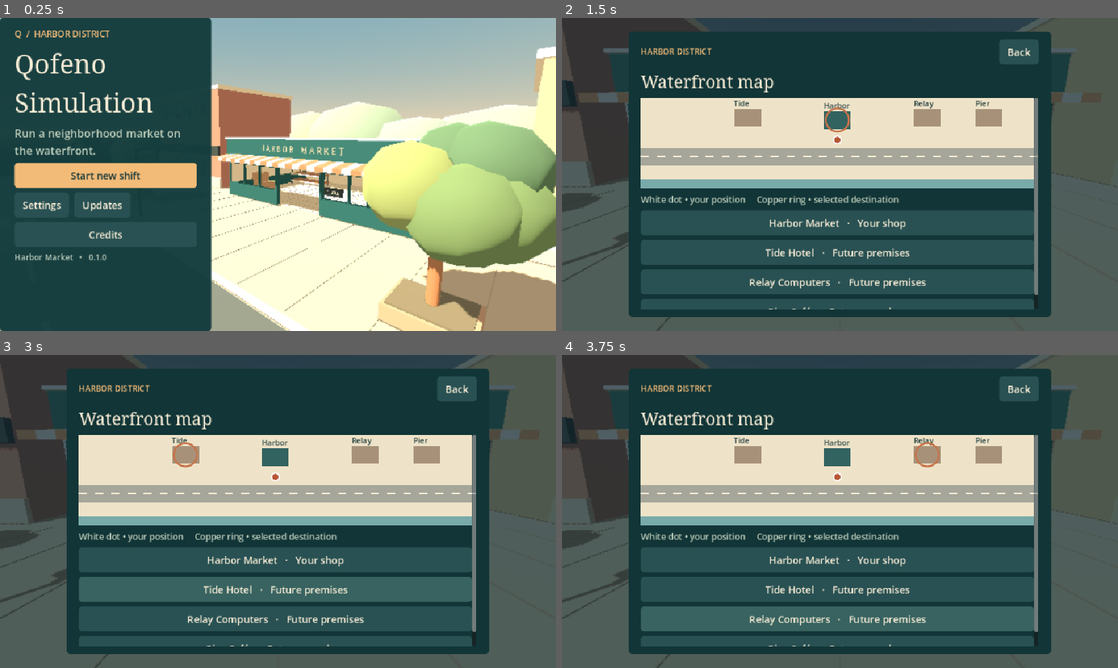
Above: before the commit, frames 1-4 (two rows, left to right).
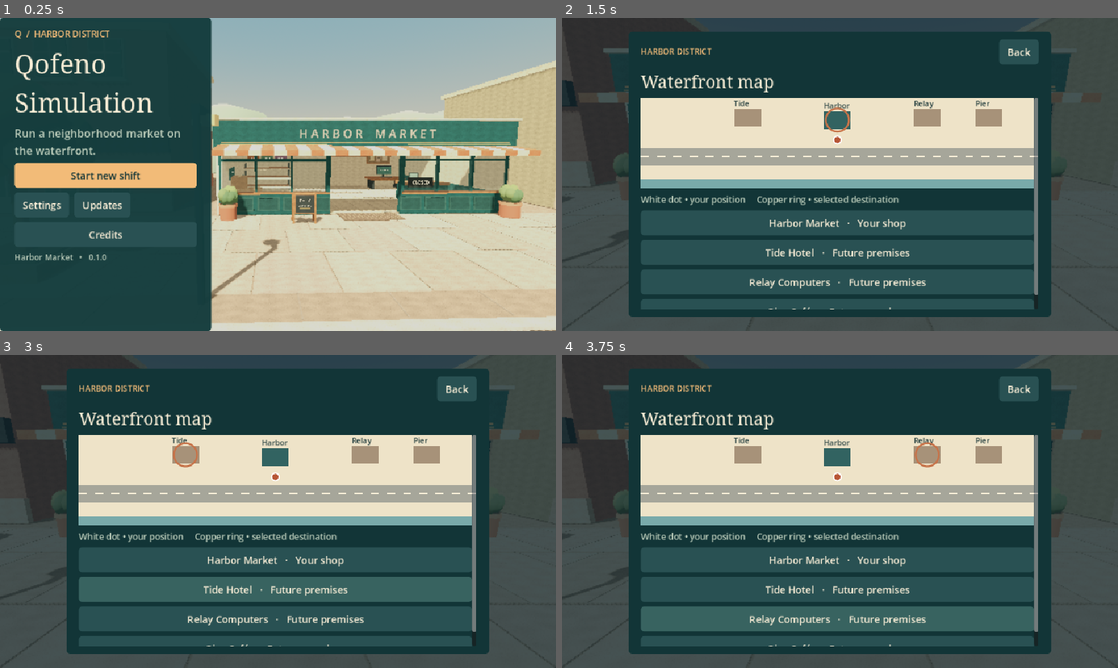
Above: after the commit, the same moments.

Repository: SohailKhan0525/simulationgame
Game: Godot game, scene res://world/main.tscn
The game is run twice, just before and just after one commit, with the same random seed, the same clock (stepped at 60 frames per second) and the same inputs.
Inputs:
- Up to frame 1 (0.25 s): no input
- Up to frame 2 (1.5 s): click "Start new shift" at 0.5 s; click "Map" at 1.25 s
- Up to frame 3 (3 s): click "Harbor Market · Your shop" at 2 s; click "Tide Hotel · Future premises" at 2.75 s
- Up to frame 4 (3.75 s): click "Relay Computers · Future prem…" at 3.5 s

The runs differ from the first frame. In frame 1, 46% of the frame differs, in the area x 0-100%, y 9-100%; in frame 2, 0.8%; in frame 3, 0.8%; in frame 4, 0.8%.

Commit message:
Refine waterfront lighting, shop surfaces and native device diagnostics

Diff:
--- a/world/district.gd
+++ b/world/district.gd
@@ -25,17 +25,20 @@
 	outside.sky = sky
 	outside.ambient_light_source = Environment.AMBIENT_SOURCE_COLOR
 	outside.ambient_light_color = Color("f8e6cc")
-	outside.ambient_light_energy = 0.8
+	outside.ambient_light_energy = 0.67
+	outside.tonemap_mode = Environment.TONE_MAPPER_FILMIC
+	outside.tonemap_white = 4.0
 	var environment := WorldEnvironment.new()
 	environment.environment = outside
 	add_child(environment)
 	sun.rotation_degrees = Vector3(-49,-28,0)
 	sun.light_color = Color("ffead0")
-	sun.light_energy = 1.0
+	sun.light_energy = 0.78
 	sun.directional_shadow_max_distance = 44
 	add_child(sun)
 	waterfront()
 	shop()
+	shop_details()
 	facade(-16, 13, 9, "b77a68", "TIDE HOTEL")
 	facade(16, 11, 7.7, "b5ae8b", "RELAY COMPUTERS")
 	facade(27, 9, 6.3, "d8a176", "PIER CAFÉ")
@@ -50,11 +53,15 @@
 	bake()
 
 func waterfront() -> void:
-	box(0,-0.44,0,68,0.8,53,"bcad95")
+	box(0,-0.44,0,68,0.8,53,"a6957f")
 	solid(Vector3(0,-0.5,0),Vector3(68,1,52))
 	box(0,-0.025,12.5,68,0.05,8,"596360")
 	for x in range(-32,34,5): box(x,0.012,12.5,2.25,0.018,0.12,CREAM)
 	for z in range(9,17): box(-10,0.018,z,2.5,0.02,0.48,"e0dbc7")
+	for band in range(-16,17):
+		for j in 3:
+			var center := band*2.0+(1 if j%2 else 0)
+			box(center,0.005,1.4+j*2.3,1.96,0.014,2.25,["b9ad9a","c2b39d","baac96","c6b8a3"][posmod(band*7+j*3,4)])
 	for z in [8.3,16.7]:
 		box(0,0.03,z,68,0.06,0.27,"d4caba")
 	for x in range(-34,35,2):
@@ -82,6 +89,7 @@
 		box(x,0.52,0,5.22,1.04,0.23,TEAL,true)
 		# Open transoms and mullions admit daylight. Glass line also blocks traversal.
 		solid(Vector3(x,1.9,0),Vector3(5.22,2,0.2))
+		part("glass",Vector3(x,1.85,0.045),Vector3(5.15,1.6,0.025),"9ec2b8")
 		for j in 4: box(x-2.55+j*1.7,1.96,0,0.1,1.95,0.18,TEAL)
 		box(x,2.6,0,5.25,0.1,0.15,TEAL)
 	for x in [-1.79,1.79]: box(x,1.54,0,0.16,3.08,0.28,TEAL,true)
@@ -125,6 +133,56 @@
 	door_label = label3("CLOSED",Vector3(2.65,1.54,0.186),0.22,"fff0c9")
 	box(2.65,1.54,0.14,1.22,0.47,0.05,IRON)
 
+func shop_details() -> void:
+	# Painted timber panels and brass trim below the front windows.
+	for side in [-1,1]:
+		for j in 4:
+			var x: float = side*(2.22+j*1.22)
+			box(x,0.51,0.135,1.04,0.67,0.055,"37615b")
+			box(x,0.51,0.17,0.91,0.56,0.025,"2a514e")
+		box(side*4.4,1.04,0.04,5.27,0.095,0.41,"ac7853")
+		box(side*4.4,3.34,0.215,5.0,0.035,0.035,"d0af73")
+	box(0,3.44,0.213,13.7,0.036,0.035,"c9a46d")
+	box(0,0.045,0.75,2.75,0.045,1.25,"7b6957")
+	for i in 16: box(-1.27+i*0.17,0.071,0.75,0.035,0.015,1.15,"a39476")
+	# Hanging porcelain shades and distinct shop zones mounted on surfaces.
+	for x in [-4,0,4]:
+		box(x,3.68,-6.8,0.027,1.25,0.027,IRON)
+		part("crown",Vector3(x,3.1,-6.8),Vector3(0.75,0.31,0.75),"32716a")
+		part("tube",Vector3(x,3.02,-6.8),Vector3(0.65,0.045,0.65),"ffe5ad")
+	for k in 3:
+		var x := -5.95+k*1.16
+		box(x,2.33,-9.78,1.01,0.51,0.06,["ab704d","628c72","95728a"][k])
+		label3(["TEA","SOAP","COCOA"][k],Vector3(x,2.33,-9.74),0.17,"fff1d4")
+	box(4.65,2.42,-9.76,2.05,1.03,0.11,TIMBER)
+	box(4.65,2.42,-9.685,1.89,0.89,0.04,"9d8666")
+	for i in 3:
+		box(4.08+i*0.54,2.45-(i%2)*0.1,-9.65,0.38,0.52,0.015,["ead9aa","d6bba0","e6d6b4"][i])
+		for line in 3: box(4.08+i*0.54,2.55-(i%2)*0.1-line*0.075,-9.633,0.24,0.013,0.009,"877c68")
+	box(-6.8,1.73,-2.9,0.04,0.62,1.93,TEAL)
+	label3("RECEIVING",Vector3(-6.765,1.74,-2.9),0.21,CREAM,PI/2)
+	# Freestanding chalkboard with a wood frame on the sidewalk.
+	var x := -3.15
+	for dx in [-0.46,0.46]:
+		part("wood",Vector3(x+dx,0.64,1.7),Vector3(0.095,1.29,0.10),TIMBER,-0.1)
+		part("wood",Vector3(x+dx,0.64,1.30),Vector3(0.095,1.29,0.10),TIMBER,0.18)
+	box(x,0.85,1.70,0.91,0.84,0.1,TIMBER)
+	box(x,0.85,1.77,0.78,0.71,0.04,IRON)
+	label3("DAILY",Vector3(x,1.0,1.806),0.16,CREAM)
+	label3("provisions",Vector3(x,0.79,1.806),0.11,"ddd4b4")
+	box(x,0.67,1.81,0.43,0.014,0.01,"cda568")
+	solid(Vector3(x,0.58,1.5),Vector3(1.04,1.16,0.68))
+	for px in [-6.45,6.45]: planter(px,0.91)
+
+func planter(x: float,z: float) -> void:
+	part("tube",Vector3(x,0.34,z),Vector3(0.78,0.64,0.78),"aa6953")
+	part("tube",Vector3(x,0.65,z),Vector3(0.85,0.12,0.85),"c98669")
+	part("tube",Vector3(x,0.72,z),Vector3(0.72,0.05,0.72),"625949")
+	for i in 8:
+		var a := i*2.4
+		part("crown",Vector3(x+cos(a)*0.24,0.99+(i%3)*0.10,z+sin(a)*0.24),Vector3(0.43,0.65,0.38),["577653","70895c","7b925e"][i%3],0.28,a)
+	solid(Vector3(x,0.43,z),Vector3(0.77,0.86,0.77))
+
 func facade(x: float, w: float, h: float, color: String, business: String) -> void:
 	box(x,h/2,-5.5,w,h,9.5,color,true)
 	box(x,0.46,-0.68,w+0.08,0.92,0.19,"d2c0a7")
@@ -152,9 +210,9 @@
 	box(x,0.22,z,2.05,0.44,1.7,"b69379",true)
 	box(x,0.46,z,1.85,0.08,1.51,"746e57")
 	part("tube",Vector3(x,1.6,z),Vector3(0.32,2.8,0.32),TIMBER)
-	for j in 6:
+	for j in 12:
 		var angle := j*2.4
-		part("crown",Vector3(x+cos(angle)*0.83,3.05+(j%3)*0.44,z+sin(angle)*0.67),Vector3(2.5,2.2,2.15),["6b875a","8d9e64","597b5c"][j%3],0,angle)
+		part("crown",Vector3(x+cos(angle)*1.03,3.05+(j%4)*0.32,z+sin(angle)*0.82),Vector3(1.68,1.55,1.55),["57774e","7b8d55","476b51"][j%3],0,angle)
 
 func bench(x: float,z: float) -> void:
 	for ax in [x-0.8,x+0.8]:
@@ -190,6 +248,6 @@
 
 func time_of_day(minutes: float) -> void:
 	var daylight := clampf(sin((minutes-360.0)/1440.0*TAU),0,1)
-	sun.light_energy = lerpf(0.16,1.2,daylight)
+	sun.light_energy = lerpf(0.15,0.88,daylight)
 	sun.rotation_degrees.x = -20-daylight*42
 	sky_material.sky_top_color = Color("263e5c").lerp(Color("78aabd"),daylight)
--- a/world/main.gd
+++ b/world/main.gd
@@ -32,8 +32,8 @@
 	player.footstep.connect(func(): sound.cue("step"))
 	flow.changed.connect(ui.refresh)
 	prefs.apply(get_viewport(),district.sun)
-	view.position = Vector3(10.4,4.7,12.9)
-	view.look_at(Vector3(-2.7,1.9,-1.0))
+	view.position = Vector3(-4.6,3.1,12.6)
+	view.look_at(Vector3(-4.2,1.9,-0.2))
 	view.fov = 61
 	show_menu()
 
@@ -90,6 +90,7 @@
 	player.position = Vector3(market.d.pos[0],market.d.pos[1],market.d.pos[2])
 	player.yaw = market.d.yaw
 	player.pivot.rotation.y = player.yaw
+	player.person.rotation.y = player.yaw + PI
 	player.person.carton.visible = market.d.quantity > 0
 	player.person.hands.carrying = player.person.carton.visible
 	player.show()
--- a/world/masonry.gd
+++ b/world/masonry.gd
@@ -23,7 +23,7 @@
 func box(x: float, y: float, z: float, w: float, h: float, depth: float, tint: String, blocks := false) -> void:
 	var pos := Vector3(x,y,z)
 	var size := Vector3(w,h,depth)
-	part("block",pos,size,tint)
+	part("wood" if tint in ["ac7853","9c6847","bb8b61"] else "block",pos,size,tint)
 	if blocks: solid(pos,size)
 
 func label3(words: String, p: Vector3, height: float, ink: String, yaw := 0.0) -> Label3D:
@@ -46,8 +46,18 @@
 	mat.roughness = 0.88
 	for key in pieces:
 		var mesh: PrimitiveMesh
+		var surface := mat.duplicate() as StandardMaterial3D
+		if key in ["block","wood"]:
+			surface.albedo_texture = load("res://assets/environment/timber.png" if key=="wood" else "res://assets/environment/limewash.png")
+			surface.uv1_triplanar = true
+			surface.uv1_world_triplanar = true
+			surface.uv1_scale = Vector3.ONE * (1.1 if key=="wood" else 0.9)
+		elif key == "glass":
+			surface.transparency = BaseMaterial3D.TRANSPARENCY_ALPHA
+			surface.albedo_color = Color(1,1,1,0.18)
+			surface.roughness = 0.24
 		match key:
-			"block":
+			"block","wood","glass":
 				mesh = BoxMesh.new()
 			"crown":
 				var sphere := SphereMesh.new()
@@ -64,7 +74,7 @@
 				tube.bottom_radius = 0.5
 				tube.height = 1
 				mesh = tube
-		mesh.material = mat
+		mesh.material = surface
 		var batch := MultiMesh.new()
 		batch.transform_format = MultiMesh.TRANSFORM_3D
 		batch.use_colors = true
@@ -75,5 +85,6 @@
 			batch.set_instance_color(i,pieces[key][i][1])
 		var node := MultiMeshInstance3D.new()
 		node.multimesh = batch
+		if key == "glass": node.cast_shadow = GeometryInstance3D.SHADOW_CASTING_SETTING_OFF
 		add_child(node)
 	pieces.clear()
Binary file added: assets/environment/limewash.png
Not shown, added: assets/environment/limewash.png.import
Binary file added: assets/environment/timber.png
Not shown, added: assets/environment/timber.png.import
Not shown, changed: ci/device-smoke.sh
Not shown, changed: docs/ASSET_LICENSES.md
